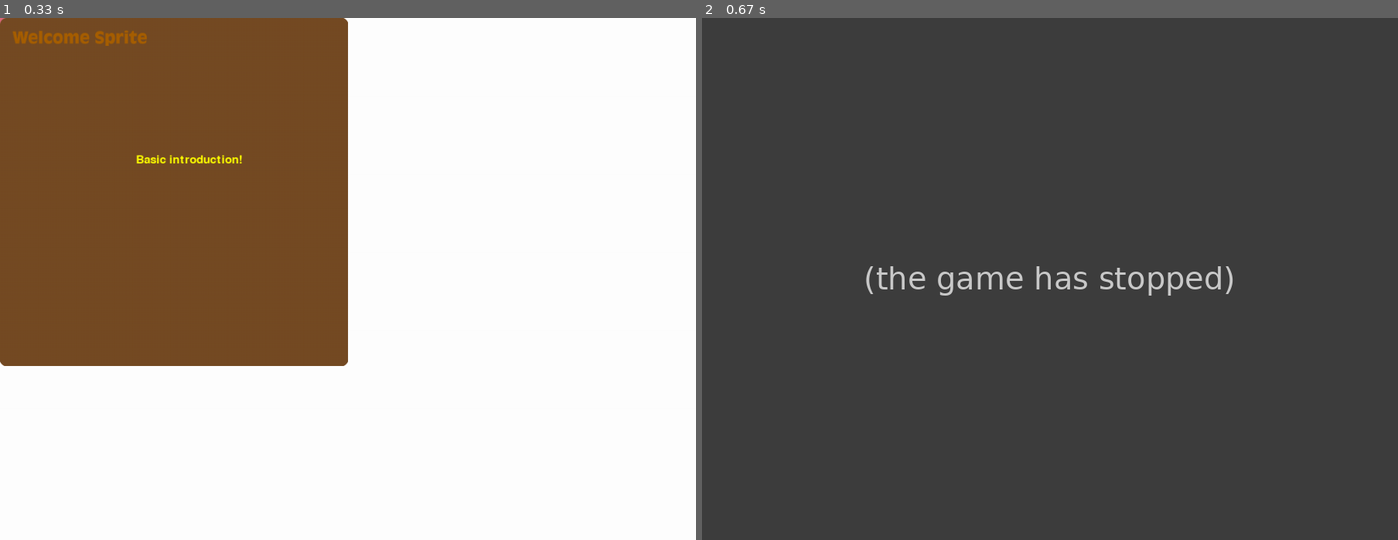
Above: before the commit, frames 1-2 (left to right).
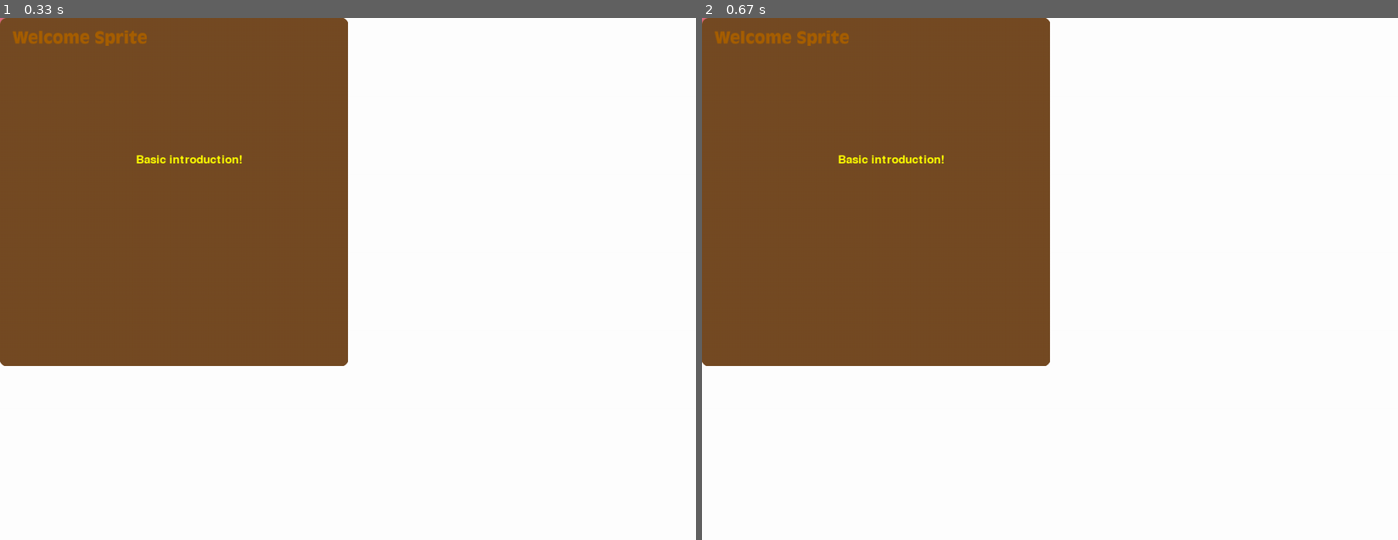
Above: after the commit, the same moments.

Repository: lewck/pygame
Game: pygame game, started from main.py
Same seed, same stepped clock (60 frames per second), same inputs: the game is played once before the commit and once after it.
Inputs (mouse positions are in pixels of both pictures, inside the frame that each line leads up to):
- Up to frame 1 (0.33 s): no input
- Up to frame 2 (0.67 s): press the mouse at (736, 85) at 0.37 s; move the mouse to (876, 111) at 0.47 s; release the mouse at (1022, 138) at 0.6 s

Frame 1 is identical in both runs. In frame 2, 100% of the frame differs, in the area x 0-100%, y 0-100%.
Error before the commit: NameError: name 'welcome' is not defined (ioobject.py line 16); the game stopped at 0.37 s (later frames are placeholders)

Commit message:
added event engine not working correctly, probably need to rething the whole event system

Diff:
--- /dev/null
+++ b/engine/event.py
@@ -0,0 +1,17 @@
+import settings
+from util.tool import tool
+
+
+class event:
+    def __init__(self, obj):
+        self.obj = obj
+        self.id = tool.genRandomString(16)
+
+    def doEvent(self):
+        self.obj.doEve()
+        print('doneeve')
+
+    @staticmethod
+    def create(obj):
+        settings.activeEventDB.append(event(obj))
+        return settings.activeEventDB[len(settings.activeEventDB) - 1].id
--- /dev/null
+++ b/engine/eventhelper.py
@@ -0,0 +1,11 @@
+import settings
+from engine.ui.uis.popups.welcome import welcome
+
+class eventhelper():
+    @staticmethod
+    def call(eventID):
+        # Find Position
+        for i in range(0, len(settings.activeEventDB)):
+            if (settings.activeEventDB[i].id == eventID):
+                settings.activeEventDB[i].doEvent()
+                break
--- a/engine/input.py
+++ b/engine/input.py
@@ -12,6 +12,7 @@
 from engine.render import render
 from util.tool import tool
 from engine.ui.uis.helper import helper as uishelper
+from engine.eventhelper import eventhelper
 
 class input():
     @staticmethod
@@ -56,7 +57,7 @@
                         print(y)
                         if((each.attribute['pos'][0] < y < each.attribute['dim'][0] )&
                             (each.attribute['pos'][1] < x < each.attribute['dim'][1])):
-                            eval('each.event(each.attribute["event"])')
+                            eventhelper.call(each.attribute['eventID'])
                             #in x and y
 
 
--- a/engine/ui/uis/base.py
+++ b/engine/ui/uis/base.py
@@ -1,4 +1,5 @@
 from engine.ui.uis.ioobject import ioobject
+from engine.event import event
 
 class base():
     def __init__(self, **kwargs):
@@ -19,3 +20,9 @@
 
     def addInputAttrs(self, args):
         self.activeInput[len(self.activeInput)-1].addAttrs(args)
+
+    def addEvent(self, name):
+        event.create(self)
+
+    def doEve(self):
+        print('hi')
--- a/engine/ui/uis/popups/welcome.py
+++ b/engine/ui/uis/popups/welcome.py
@@ -1,5 +1,7 @@
 from engine.ui.uis.ioobject import ioobject
 from engine.ui.uis.base import base
+from engine.event import event
+
 from random import randint
 
 class welcome(base):
@@ -8,6 +10,9 @@
 
     def getSubClassName(self):
         return self.__class__.__name__
+
+    def doEvent(self, event):
+        print('eventijg'+event)
 
     def eventClose(self):
         print('Closing!')
@@ -43,7 +48,9 @@
             'click': 1,
             'pos':[0,0],
             'dim':[200,100],
-            'event': 'close',
+            'eventID': self.addEvent('close'),
         })
 
+
+
         return [self.activeOutput, self.activeInput]
--- a/settings.py
+++ b/settings.py
@@ -63,3 +63,6 @@
         'white':(0,0,0),
         'red': (255,0,0)
     }
+
+    global activeEventDB
+    activeEventDB = []
Not shown, changed: .gitignore
Not shown, changed: countLines.bat
